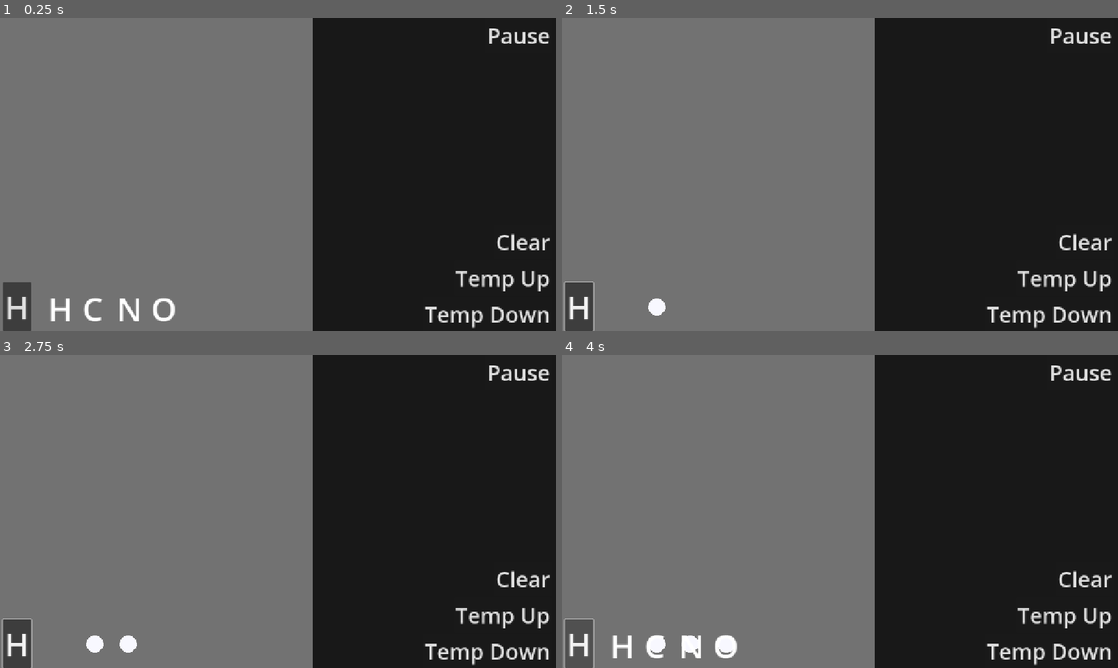
Above: before the commit, frames 1-4 (two rows, left to right).
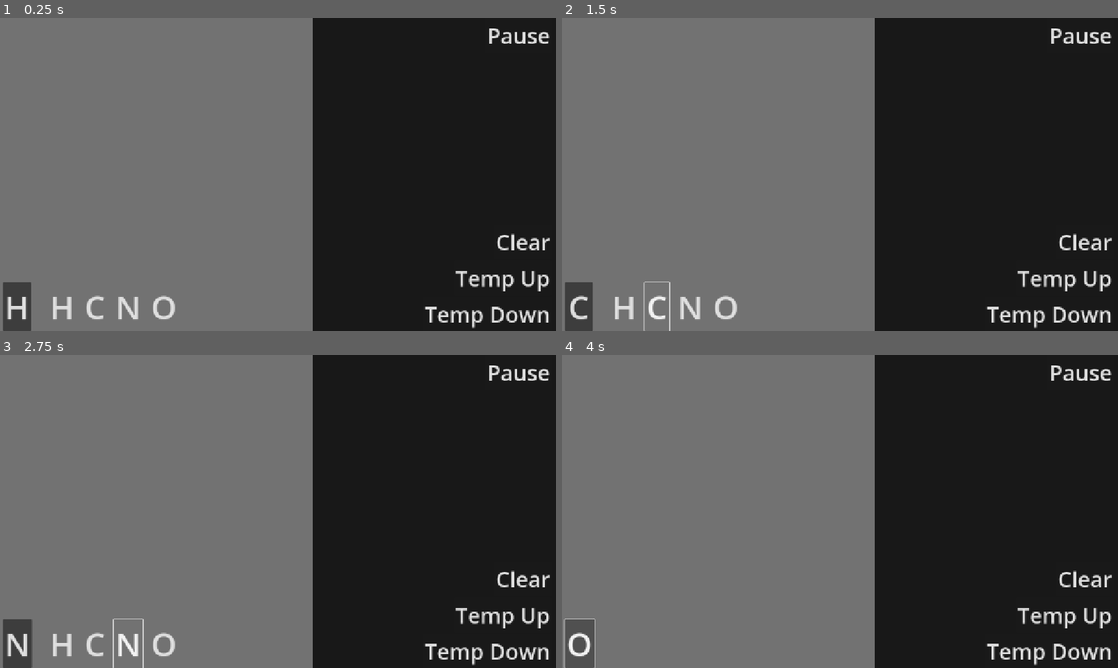
Above: after the commit, the same moments.

Repository: AlienAuthor2054/Chemistry-Sandbox
Game: Godot game, scene res://simulation/main.tscn
The game is run twice, just before and just after one commit, with the same random seed, the same clock (stepped at 60 frames per second) and the same inputs.
Inputs (mouse positions are in pixels of both pictures, inside the frame that each line leads up to):
- Up to frame 1 (0.25 s): no input
- Up to frame 2 (1.5 s): click "H" at 0.5 s; click (656, 305) at 1.25 s, where only the run after the commit has a clickable "C"
- Up to frame 3 (2.75 s): click (127, 642) at 2 s, where only the run after the commit has a clickable "N"
- Up to frame 4 (4 s): click (723, 642) at 2.75 s, where only the run after the commit has a clickable "O"; click "H" (after the commit: "O") at 3.5 s

The runs differ from the first frame. In frame 1, 0.7% of the frame differs, in the area x 9-32%, y 88-97%; in frame 2, 1.0%; in frame 3, 1.0%; in frame 4, 1.0%, in the area x 1-32%, y 84-100%.

Commit message:
Publish changes to work on another place

Diff:
--- a/project/simulation/main.tscn
+++ b/project/simulation/main.tscn
@@ -95,6 +95,7 @@
 offset_top = -103.0
 offset_right = 176.0
 grow_vertical = 0
+theme_override_constants/separation = 15
 
 [node name="Element1" parent="UI/ElementHotbar" instance=ExtResource("7_5awmp")]
 layout_mode = 2
--- a/project/ui/element_hotbar_element.gd
+++ b/project/ui/element_hotbar_element.gd
@@ -1,9 +1,8 @@
-extends Label
+extends Button
 
 @export var element = 1
 
 @onready var UI := $"/root/Main/UI"
 
-func _on_gui_input(event: InputEvent) -> void:
-	if not (event is InputEventMouseButton and event.button_index == MOUSE_BUTTON_LEFT and event.is_pressed()): return
+func _on_pressed() -> void:
 	Global.selected_element = element
--- a/project/ui/element_hotbar_element.tscn
+++ b/project/ui/element_hotbar_element.tscn
@@ -2,12 +2,13 @@
 
 [ext_resource type="Script" uid="uid://bfbjhmoijmyx3" path="res://ui/element_hotbar_element.gd" id="1_1pbcf"]
 
-[node name="Element" type="Label"]
-custom_minimum_size = Vector2(75, 0)
-mouse_filter = 0
+[node name="Element" type="Button"]
+offset_right = 64.0
+offset_bottom = 111.0
+theme_type_variation = &"FlatButton"
 theme_override_font_sizes/font_size = 75
 text = "H"
 script = ExtResource("1_1pbcf")
 metadata/_edit_use_anchors_ = true
 
-[connection signal="gui_input" from="." to="." method="_on_gui_input"]
+[connection signal="pressed" from="." to="." method="_on_pressed"]
--- /dev/null
+++ b/project/ui/theme/minor.tres
@@ -0,0 +1,7 @@
+[gd_resource type="Theme" load_steps=2 format=3 uid="uid://cubhxs7aj0k6j"]
+
+[sub_resource type="StyleBoxFlat" id="StyleBoxFlat_7768g"]
+bg_color = Color(0.333626, 0.333626, 0.333626, 1)
+
+[resource]
+Button/styles/normal = SubResource("StyleBoxFlat_7768g")
